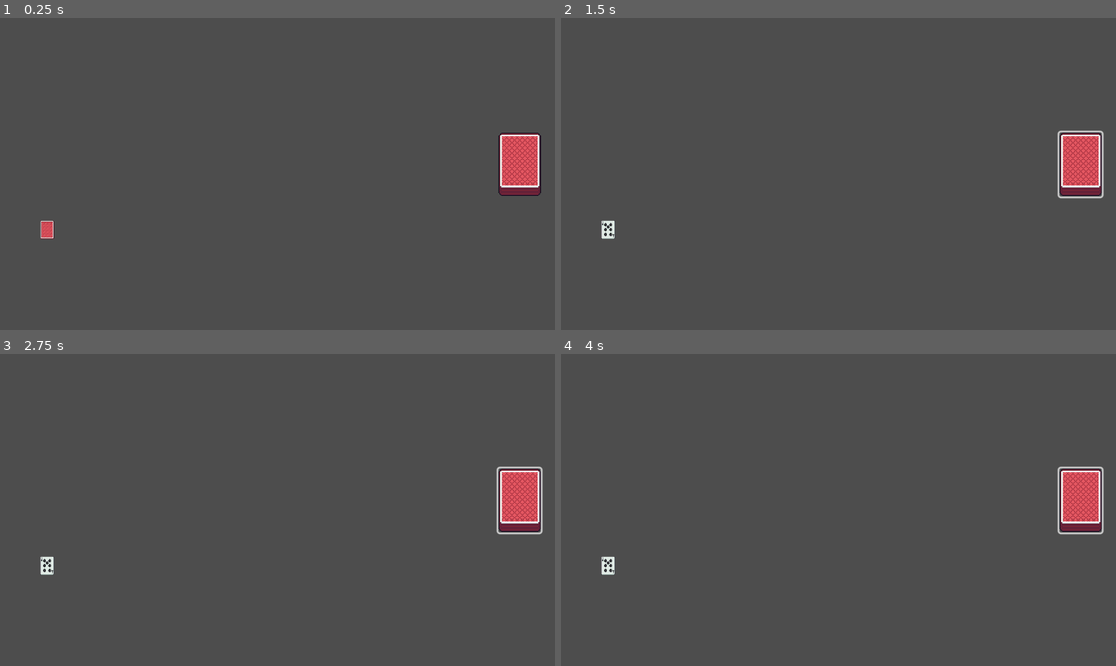
Above: before the commit, frames 1-4 (two rows, left to right).
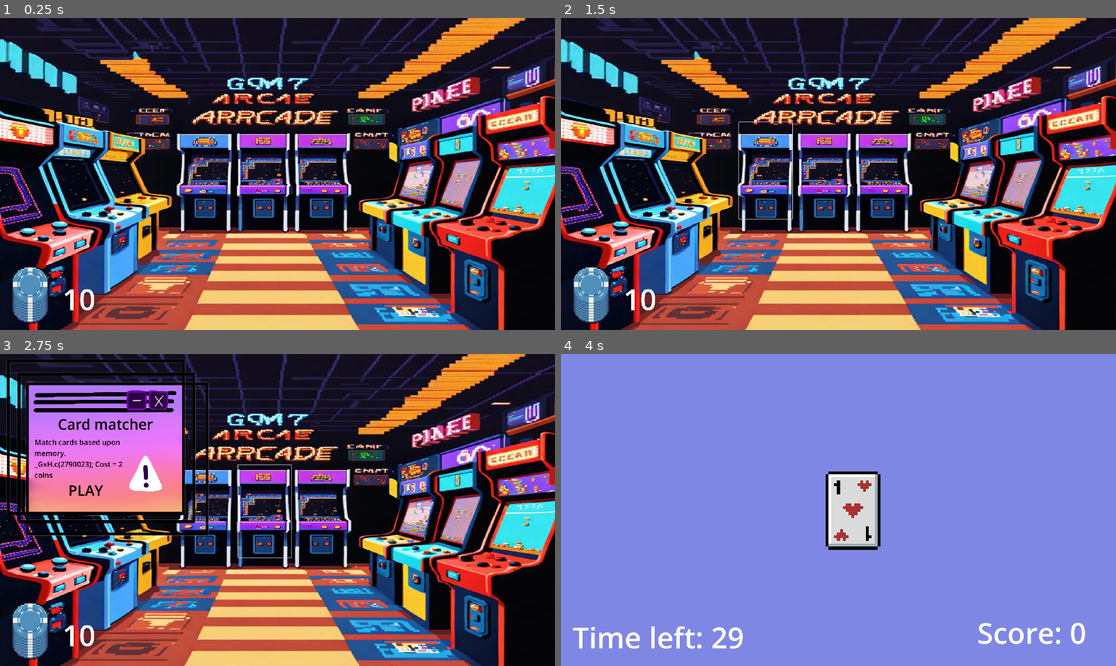
Above: after the commit, the same moments.

Repository: NebulaDev09/coin-quest
Game: Godot game, scene res://scenes/arcade_hall.tscn
Same seed, same stepped clock (60 frames per second), same inputs: the game is played once before the commit and once after it. Before the commit the project starts from res://scenes/blackjack/blackjack.tscn.
Inputs (mouse positions are in pixels of both pictures, inside the frame that each line leads up to):
- Up to frame 1 (0.25 s): no input
- Up to frame 2 (1.5 s): click (1082, 164) at 0.52 s; click (766, 170) at 1.27 s
- Up to frame 3 (2.75 s): click (266, 510) at 2.02 s
- Up to frame 4 (4 s): click (882, 510) at 2.77 s; click (644, 491) at 3.5 s, where only the run after the commit has a clickable "PLAY"

The runs differ from the first frame. In frame 1, 100% of the frame differs, in the area x 0-100%, y 0-100%; in frame 2, 100%; in frame 3, 100%; in frame 4, 100%.

Commit message:
it works maybe

Diff:
--- a/project.godot
+++ b/project.godot
@@ -11,9 +11,13 @@
 [application]
 
 config/name="Coin Quest"
-run/main_scene="uid://r0nd6wonfjva"
+run/main_scene="uid://dvfj8sq1nrnbi"
 config/features=PackedStringArray("4.4", "Forward Plus")
 config/icon="res://icon.svg"
+
+[autoload]
+
+Global="*res://scripts/global.gd"
 
 [display]
 
--- a/scenes/arcade_hall.tscn
+++ b/scenes/arcade_hall.tscn
@@ -1,6 +1,9 @@
-[gd_scene load_steps=2 format=3 uid="uid://dvfj8sq1nrnbi"]
+[gd_scene load_steps=5 format=3 uid="uid://dvfj8sq1nrnbi"]
 
 [ext_resource type="Script" uid="uid://soi8hqmmfr2l" path="res://scripts/arcade_hall.gd" id="1_7tfn0"]
+[ext_resource type="Texture2D" uid="uid://bt73u15jxsml4" path="res://assets/bg.webp" id="2_mjvlp"]
+[ext_resource type="Texture2D" uid="uid://b06tqlxftrdnf" path="res://assets/Poker cards 1.3/fiches addon (Poker Cards).png" id="3_hetkt"]
+[ext_resource type="AudioStream" uid="uid://di6wufystoja5" path="res://assets/Tejas general use song 16th note rythmn (1).wav" id="4_pg5dm"]
 
 [node name="arcadeHall" type="Control"]
 layout_mode = 3
@@ -11,10 +14,57 @@
 grow_vertical = 2
 script = ExtResource("1_7tfn0")
 
-[node name="Button" type="Button" parent="."]
+[node name="TextureRect" type="TextureRect" parent="."]
 layout_mode = 0
-offset_left = 79.0
-offset_top = 51.0
-offset_right = 236.0
-offset_bottom = 111.0
-text = "Coin Pairs"
+offset_right = 1920.0
+offset_bottom = 1080.0
+texture = ExtResource("2_mjvlp")
+
+[node name="coming_soon" type="Button" parent="."]
+layout_mode = 0
+offset_left = 616.0
+offset_top = 360.0
+offset_right = 800.0
+offset_bottom = 696.0
+flat = true
+
+[node name="card_matcher" type="Button" parent="."]
+layout_mode = 0
+offset_left = 824.0
+offset_top = 384.0
+offset_right = 1008.0
+offset_bottom = 704.0
+flat = true
+
+[node name="reaction_time" type="Button" parent="."]
+layout_mode = 0
+offset_left = 1024.0
+offset_top = 384.0
+offset_right = 1208.0
+offset_bottom = 688.0
+flat = true
+
+[node name="coins" type="Sprite2D" parent="."]
+position = Vector2(104, 960)
+scale = Vector2(4.02941, 4.5)
+texture = ExtResource("3_hetkt")
+region_enabled = true
+region_rect = Rect2(335.338, 0.809517, 33.1797, 51.1149)
+
+[node name="Label" type="Label" parent="."]
+layout_mode = 0
+offset_left = 216.0
+offset_top = 904.0
+offset_right = 387.0
+offset_bottom = 1181.0
+theme_override_font_sizes/font_size = 100
+text = "0
+"
+
+[node name="AudioStreamPlayer2D" type="AudioStreamPlayer2D" parent="."]
+stream = ExtResource("4_pg5dm")
+volume_db = 15.0
+autoplay = true
+
+[connection signal="pressed" from="card_matcher" to="." method="_on_card_matcher_pressed"]
+[connection signal="pressed" from="reaction_time" to="." method="_on_reaction_time_pressed"]
--- a/scenes/card_flipper/coin_pair.tscn
+++ b/scenes/card_flipper/coin_pair.tscn
@@ -1,6 +1,7 @@
-[gd_scene load_steps=2 format=3 uid="uid://cwrq724nastc7"]
+[gd_scene load_steps=3 format=3 uid="uid://cwrq724nastc7"]
 
 [ext_resource type="Script" uid="uid://ci4do764misf2" path="res://scripts/game_controller.gd" id="1_7ma2p"]
+[ext_resource type="AudioStream" uid="uid://k41ticvpxl3e" path="res://assets/Tejas music calm ambient NO RF SFX.wav" id="2_a85hx"]
 
 [node name="Control" type="Control"]
 layout_mode = 3
@@ -16,6 +17,7 @@
 script = ExtResource("1_7ma2p")
 
 [node name="ColorRect" type="ColorRect" parent="."]
+visible = false
 z_index = -100
 layout_mode = 0
 offset_left = -192.0
@@ -37,3 +39,35 @@
 [node name="Timer" type="Timer" parent="."]
 wait_time = 0.6
 one_shot = true
+
+[node name="gameTimer" type="Timer" parent="."]
+wait_time = 20.0
+autostart = true
+
+[node name="Label" type="Label" parent="."]
+layout_mode = 0
+offset_right = 40.0
+offset_bottom = 23.0
+
+[node name="time_left" type="Label" parent="."]
+offset_left = 40.0
+offset_top = 912.0
+offset_right = 519.0
+offset_bottom = 1049.0
+theme_override_font_sizes/font_size = 100
+text = "Time left: 20"
+
+[node name="score" type="Label" parent="."]
+offset_left = 1440.0
+offset_top = 896.0
+offset_right = 1919.0
+offset_bottom = 1033.0
+theme_override_font_sizes/font_size = 100
+text = "Score: 0"
+
+[node name="AudioStreamPlayer2D" type="AudioStreamPlayer2D" parent="."]
+stream = ExtResource("2_a85hx")
+volume_db = 10.0
+autoplay = true
+
+[connection signal="timeout" from="gameTimer" to="." method="_on_game_timer_timeout"]
--- /dev/null
+++ b/scenes/click_mania.tscn
@@ -0,0 +1,57 @@
+[gd_scene load_steps=4 format=3 uid="uid://xw5xse58tt3s"]
+
+[ext_resource type="Script" uid="uid://cp06b0wxpbn1c" path="res://scripts/click_mania.gd" id="1_wou46"]
+[ext_resource type="Texture2D" uid="uid://buiqckju601ph" path="res://assets/cards_light/1-H.png" id="2_eicqf"]
+[ext_resource type="AudioStream" uid="uid://k41ticvpxl3e" path="res://assets/Tejas music calm ambient NO RF SFX.wav" id="3_eicqf"]
+
+[node name="clickMania" type="Control"]
+layout_mode = 3
+anchors_preset = 0
+script = ExtResource("1_wou46")
+
+[node name="ColorRect" type="ColorRect" parent="."]
+layout_mode = 0
+offset_right = 1920.0
+offset_bottom = 1080.0
+color = Color(0.497983, 0.528129, 0.893289, 1)
+
+[node name="time_left" type="Label" parent="."]
+layout_mode = 0
+offset_left = 40.0
+offset_top = 912.0
+offset_right = 519.0
+offset_bottom = 1049.0
+theme_override_font_sizes/font_size = 100
+text = "Time left: 30"
+
+[node name="score" type="Label" parent="."]
+layout_mode = 0
+offset_left = 1440.0
+offset_top = 896.0
+offset_right = 1919.0
+offset_bottom = 1033.0
+theme_override_font_sizes/font_size = 100
+text = "Score: 0"
+
+[node name="card" type="TextureButton" parent="."]
+layout_mode = 0
+offset_right = 190.0
+offset_bottom = 270.0
+texture_normal = ExtResource("2_eicqf")
+stretch_mode = 3
+
+[node name="gameTimer" type="Timer" parent="."]
+wait_time = 30.0
+autostart = true
+
+[node name="cardTimer" type="Timer" parent="."]
+wait_time = 0.5
+
+[node name="AudioStreamPlayer2D" type="AudioStreamPlayer2D" parent="."]
+stream = ExtResource("3_eicqf")
+volume_db = 10.0
+autoplay = true
+
+[connection signal="pressed" from="card" to="." method="_on_card_pressed"]
+[connection signal="timeout" from="gameTimer" to="." method="_on_game_timer_timeout"]
+[connection signal="timeout" from="cardTimer" to="." method="_on_card_timer_timeout"]
--- /dev/null
+++ b/scenes/popup.tscn
@@ -0,0 +1,51 @@
+[gd_scene load_steps=3 format=3 uid="uid://ck6juotthow11"]
+
+[ext_resource type="Texture2D" uid="uid://cw7sx4fcyi7xf" path="res://assets/popup.png" id="1_cpc1a"]
+[ext_resource type="Script" uid="uid://cxuyukth0jc40" path="res://scripts/popup.gd" id="2_gxv0h"]
+
+[node name="popup" type="TextureRect"]
+offset_right = 40.0
+offset_bottom = 40.0
+texture = ExtResource("1_cpc1a")
+script = ExtResource("2_gxv0h")
+
+[node name="Title" type="Label" parent="."]
+layout_mode = 0
+offset_left = 200.0
+offset_top = 208.0
+offset_right = 648.0
+offset_bottom = 277.0
+theme_override_colors/font_color = Color(0, 0, 0, 1)
+theme_override_font_sizes/font_size = 50
+
+[node name="description" type="Label" parent="."]
+layout_mode = 0
+offset_left = 120.0
+offset_top = 288.0
+offset_right = 432.0
+offset_bottom = 448.0
+theme_override_colors/font_color = Color(0, 0, 0, 1)
+theme_override_font_sizes/font_size = 25
+autowrap_mode = 3
+
+[node name="Play" type="Button" parent="."]
+layout_mode = 0
+offset_left = 232.0
+offset_top = 432.0
+offset_right = 360.0
+offset_bottom = 512.0
+theme_override_colors/font_color = Color(0, 0, 0, 1)
+theme_override_font_sizes/font_size = 50
+text = "PLAY"
+flat = true
+
+[node name="Back" type="Button" parent="."]
+layout_mode = 0
+offset_left = 512.0
+offset_top = 120.0
+offset_right = 584.0
+offset_bottom = 192.0
+flat = true
+
+[connection signal="pressed" from="Play" to="." method="_on_play_pressed"]
+[connection signal="pressed" from="Back" to="." method="_on_back_pressed"]
--- a/scripts/arcade_hall.gd
+++ b/scripts/arcade_hall.gd
@@ -1,19 +1,30 @@
-extends Node2D
+extends Control
 
-var coins = 10
-var goal = 100
-var inventory = []
+func _process(delta: float) -> void:
+	$Label.text = str(Global.coins)
 
-func removeCoin(amount):
-	if coins - amount >= 0:
-		coins -= amount
-	else:
-		coins = -1
+func _on_reaction_time_pressed() -> void:
+	var popup_instance = preload("res://scenes/popup.tscn")
+	var popup = popup_instance.instantiate()
+	popup.title = "Reaction time"
+	popup.description = "Click on the card before it disappears.
+	Cost = 3 coins"
+	$".".add_child(popup)
+	popup._play.connect(_change_to_click_mania)
 
-func addCoin(amount):
-	coins += amount
+func _change_to_click_mania():
+	Global.removeCoins(3)
+	get_tree().change_scene_to_file("res://scenes/click_mania.tscn")
 
-func buyItem(item, amount):
-	if coins - amount >= 0:
-		coins -= amount
-		inventory.append(item)
+func _on_card_matcher_pressed() -> void:
+	var popup_instance = preload("res://scenes/popup.tscn")
+	var popup = popup_instance.instantiate()
+	popup.title = "Card matcher"
+	popup.description = "Match cards based upon memory.
+	Cost = 2 coins"
+	$".".add_child(popup)
+	popup._play.connect(_change_to_card_matcher)
+
+func _change_to_card_matcher():
+	Global.removeCoins(2)
+	get_tree().change_scene_to_file("res://scenes/card_flipper/coin_pair.tscn")
--- /dev/null
+++ b/scripts/click_mania.gd
@@ -0,0 +1,33 @@
+extends Control
+
+@onready var card = $card
+@onready var score_label = $score
+@onready var time_left = $time_left
+@onready var timer = $gameTimer
+
+var score = 0
+
+func _ready() -> void:
+	randomize()
+	card.position = newPosition()
+	$gameTimer.start()
+	$cardTimer.start()
+
+func _on_card_pressed() -> void:
+	score += 1
+	score_label.text = "Score: " + str(score)
+	$cardTimer.start()
+	_on_card_timer_timeout()
+
+func _process(delta: float) -> void:
+	time_left.text = "Time left: " + str(int(timer.time_left))
+
+func newPosition():
+	return Vector2(randi_range(0, 1700), randi_range(0, 700))
+
+func _on_card_timer_timeout() -> void:
+	card.position = newPosition()
+
+func _on_game_timer_timeout() -> void:
+	Global.addCoins(score)
+	get_tree().change_scene_to_file("res://scenes/arcade_hall.tscn")
--- a/scripts/game_controller.gd
+++ b/scripts/game_controller.gd
@@ -84,7 +84,7 @@
 
 func setup_cards():
 	var symbols = build_random_pairs()
-	var card_scene = preload("res://scenes/card.tscn")
+	var card_scene = preload("res://scenes/card_flipper/card.tscn")
 	for i in range(symbols.size()):
 		var card = card_scene.instantiate()
 		card.front_texture = symbols[i]
@@ -103,6 +103,7 @@
 func check_match():
 		if first_card.front_texture == second_card.front_texture:
 			matched += 1
+			$score.text = "Score: " + str(matched)
 			first_card = null
 			second_card = null
 		else:
@@ -110,3 +111,12 @@
 			second_card.hide_card()
 			first_card = null
 			second_card = null
+
+
+func _process(_delta):
+	$time_left.text = "Time left: " + str(int($gameTimer.time_left))
+
+
+func _on_game_timer_timeout() -> void:
+	Global.addCoins(matched*2)
+	get_tree().change_scene_to_file("res://scenes/arcade_hall.tscn")
--- /dev/null
+++ b/scripts/global.gd
@@ -0,0 +1,13 @@
+extends Node
+
+var coins: int = 10
+var inventory: Array
+
+func addCoins(amount: int):
+	coins += amount
+
+func removeCoins(amount: int):
+	if coins >= amount:
+		coins -= amount
+	else:
+		coins = 0
--- /dev/null
+++ b/scripts/popup.gd
@@ -0,0 +1,21 @@
+extends TextureRect
+
+@onready var play = $Play
+@onready var back = $Back
+@onready var title_label = $Title
+@onready var description_label = $description
+
+var description: String
+var title: String
+
+signal _play()
+
+func _ready():
+	title_label.text = title
+	description_label.text = description
+
+func _on_play_pressed() -> void:
+	emit_signal("_play")
+
+func _on_back_pressed() -> void:
+	queue_free()
Not shown, added: assets/Tejas general use song 16th note rythmn (1).wav.import
Not shown, added: assets/Tejas music calm ambient NO RF SFX.wav.import
Binary file added: assets/bg.webp
Not shown, added: assets/bg.webp.import
Binary file added: assets/popup.png
Not shown, added: assets/popup.png.import
Not shown, added: export_presets.cfg
Not shown, added: scripts/click_mania.gd.uid
Not shown, added: scripts/global.gd.uid
Not shown, added: scripts/popup.gd.uid
Not shown, added: assets/Tejas general use song 16th note rythmn (1).wav
Not shown, added: assets/Tejas music calm ambient NO RF SFX.wav
